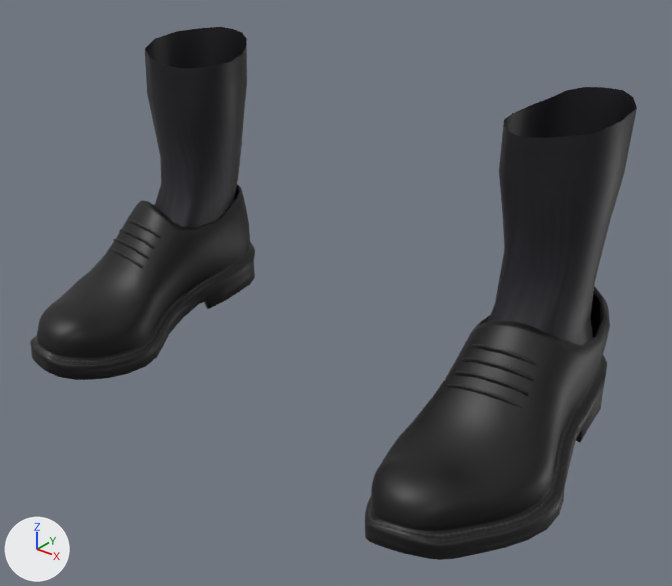
A saved change to the glTF model public/models/studio/shoes/shoes03.glb.
Both versions are drawn from a 50 mm camera at (0.42, -0.569, 0.376) aimed at (0.029, -0.08, 0.073). The axes (+X, +Y, +Z) are drawn at lower left. The lights are the same throughout. The older version comes first. Vertices at exactly the same position are counted once.

The older version as bpy lines, for what is in view:
```python
me_shoes_shoes03 = bpy.data.meshes.new('Shoes_shoes03')
me_shoes_shoes03.from_pydata(...)  # 2222 vertices, 4128 faces; spans x -0.235..0.235, y -0.212..0.027, z -0.02..0.229
me_shoes_shoes03.materials.append(mat_fabric_005)  # picture img_shoes03
ob_shoes_shoes03 = bpy.data.objects.new('Shoes_shoes03', me_shoes_shoes03)
ob_shoes_shoes03.location = (0.0, 0.0, 0.0)
```
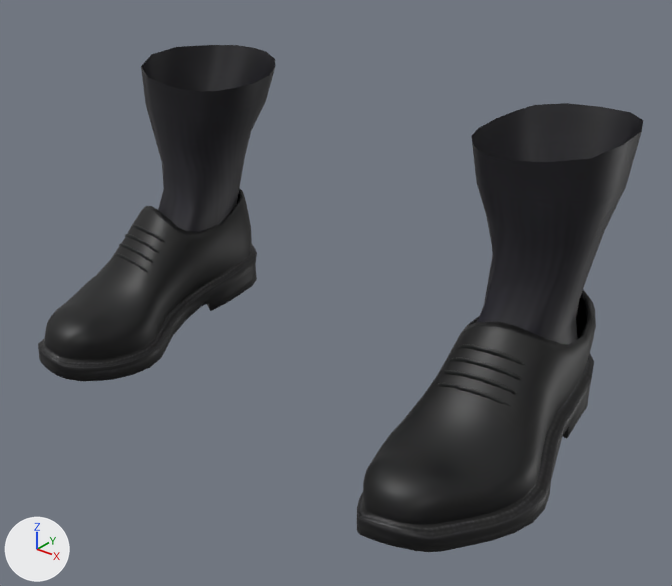
The newer file adds a shape key; the second version is drawn at full value of the shape key 'Calves_Pos' of 'Shoes_shoes03', and the change is written as the vertex moves it makes.

Boxes [x1, y1, x2, y2] around the edits, measured in the pictures (672 x 586 px; the box of a moved part takes in the faces that stretch with it):
'Shoes_shoes03', reshaped: before [30, 27, 637, 560]; after [38, 45, 643, 552]
part 1 of me_shoes_shoes03, moved or reshaped: before [447, 384, 523, 408]; after [437, 383, 510, 406]
part 2 of me_shoes_shoes03, moved or reshaped: before [468, 344, 538, 366]; after [458, 344, 525, 365]
part 3 of me_shoes_shoes03, moved or reshaped: before [461, 358, 534, 381]; after [450, 357, 521, 380]
part 4 of me_shoes_shoes03, moved or reshaped: before [453, 371, 530, 396]; after [443, 370, 517, 394]
part 5 of me_shoes_shoes03, moved or reshaped: before [365, 286, 610, 560]; after [357, 289, 596, 552]
part 6 of me_shoes_shoes03, moved or reshaped: before [109, 249, 143, 268]; after [115, 253, 148, 272]
part 7 of me_shoes_shoes03, moved or reshaped: before [126, 220, 161, 238]; after [132, 224, 165, 242]
part 8 of me_shoes_shoes03, moved or reshaped: before [119, 229, 155, 249]; after [125, 234, 159, 253]
part 9 of me_shoes_shoes03, moved or reshaped: before [113, 239, 148, 258]; after [119, 243, 153, 262]
part 10 of me_shoes_shoes03, moved or reshaped: before [30, 184, 255, 380]; after [38, 188, 257, 381]
part 11 of me_shoes_shoes03, moved or reshaped: before [488, 87, 637, 345]; after [472, 103, 643, 345]
part 12 of me_shoes_shoes03, moved or reshaped: before [145, 27, 247, 227]; after [141, 45, 275, 232]

Edits to the bpy script that builds the scene:
```text
Change me_shoes_shoes03:
    used by ob_shoes_shoes03; location = (0.0, 0.0, 0.0)
    remove me_shoes_shoes03.from_pydata(...)  # 2222 vertices, 4128 faces; spans x -0.235..0.235, y -0.212..0.027, z -0.02..0.229
    add me_shoes_shoes03.from_pydata(...)  # 2222 vertices, 4128 faces; spans x -0.225..0.225, y -0.211..0.044, z -0.018..0.213
    me_shoes_shoes03 part 1: the loose piece of 52 vertices spanning x 0.149..0.202, y -0.117..-0.108, z 0.054..0.062 is scaled about its middle by (0.966, 1.03, 0.96), then moved by (-0.008, -0.001, -0.001)
    me_shoes_shoes03 part 2: the loose piece of 52 vertices spanning x 0.151..0.2, y -0.097..-0.088, z 0.074..0.084 is scaled about its middle by (0.966, 1.01, 0.956), then moved by (-0.008, -0.001, -0.002)
    me_shoes_shoes03 part 3: the loose piece of 52 vertices spanning x 0.15..0.201, y -0.104..-0.095, z 0.067..0.077 is scaled about its middle by (0.966, 1.02, 0.954), then moved by (-0.008, -0.001, -0.002)
    me_shoes_shoes03 part 4: the loose piece of 52 vertices spanning x 0.15..0.202, y -0.111..-0.101, z 0.061..0.07 is scaled about its middle by (0.966, 1.03, 0.959), then moved by (-0.008, -0.001, -0.002)
    me_shoes_shoes03 part 5: the loose piece of 759 vertices spanning x 0.125..0.235, y -0.212..0.026, z -0.02..0.097 is multiplied about its middle by the matrix ((0.975, -0.001, 0.007), (0.001, 0.975, -0.003), (-0.007, 0.003, 0.975)), then moved by (-0.008, -0.001, -0.001)
    me_shoes_shoes03 part 6: the loose piece of 52 vertices spanning x -0.202..-0.149, y -0.117..-0.108, z 0.054..0.062 is scaled about its middle by (0.966, 1.03, 0.96), then moved by (0.008, -0.001, -0.001)
    me_shoes_shoes03 part 7: the loose piece of 52 vertices spanning x -0.2..-0.151, y -0.097..-0.088, z 0.074..0.084 is scaled about its middle by (0.966, 1.01, 0.956), then moved by (0.008, -0.001, -0.002)
    me_shoes_shoes03 part 8: the loose piece of 52 vertices spanning x -0.201..-0.15, y -0.104..-0.095, z 0.067..0.077 is scaled about its middle by (0.966, 1.02, 0.954), then moved by (0.008, -0.001, -0.002)
    me_shoes_shoes03 part 9: the loose piece of 52 vertices spanning x -0.202..-0.15, y -0.111..-0.101, z 0.061..0.07 is scaled about its middle by (0.966, 1.03, 0.959), then moved by (0.008, -0.001, -0.002)
    me_shoes_shoes03 part 10: the loose piece of 759 vertices spanning x -0.235..-0.125, y -0.212..0.026, z -0.02..0.097 is multiplied about its middle by the matrix ((0.975, 0.001, -0.007), (-0.001, 0.975, -0.003), (0.007, 0.003, 0.975)), then moved by (0.008, -0.001, -0.001)
    me_shoes_shoes03 part 11: 144 of 2222 vertices moved; they spanned x 0.13..0.209, y -0.099..0.027, z 0.031..0.229 and now span x 0.105..0.213, y -0.102..0.044, z 0.029..0.213; mean shift (-0.008, -0.002, -0.005); largest move (0.142, 0.011, 0.22) -> (0.114, 0.016, 0.206)
    me_shoes_shoes03 part 12: 144 of 2222 vertices moved; they spanned x -0.209..-0.13, y -0.099..0.027, z 0.031..0.229 and now span x -0.213..-0.105, y -0.102..0.044, z 0.029..0.213; mean shift (0.008, -0.002, -0.005); largest move (-0.142, 0.011, 0.22) -> (-0.114, 0.016, 0.206)
```
